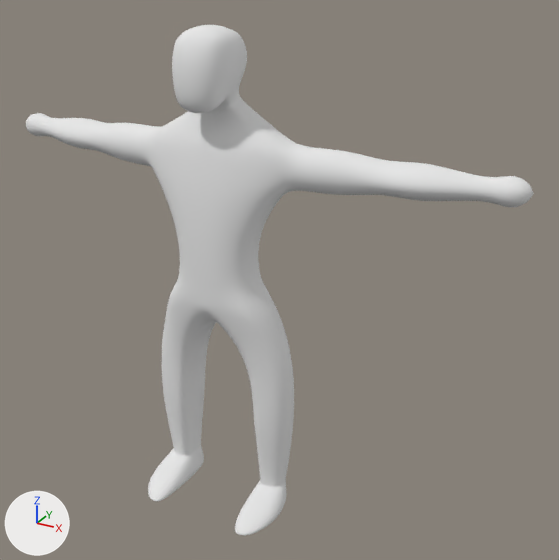
The Blender file 01 - Models/fb_player_final.blend as it was, and as the next commit left it.
Before and after are seen from a 50 mm lens placed at (20.2, -29.1, 28.8), pointed at (2.7, 2.7, 12.9). The lights are fixed; the arrows at lower left show +X, +Y and +Z.
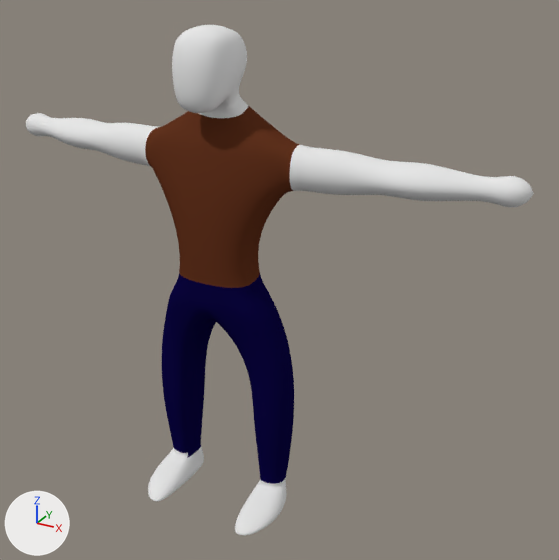
Commit message: Rework of PlayerFinal

What changed in the scene script:
```text
Add mat_material_005:
    mat_material_005 = diffuse_material('Material.005')
    mat_material_005.base_color = (0.124, 0.0334, 0.0136)  # brown #63331f
Add mat_material_006:
    mat_material_006 = diffuse_material('Material.006')
    mat_material_006.base_color = (0.00399, 0.00178, 0.0578)  # dark blue #0d0644
Change me_cube_001:
    where me_cube_001.from_pydata(...)  # 474 vertices, 496 faces; spans x -14.9..14.9, y -3.9..2.8, z -14.8..10.6
    used by ob_cube; location = (0.0, 1.67, 14.83)
    me_cube_001 part 1: 68 of the faces centred in x -3.7..3.7, y -1.9..2.3, z -0.6..6.3 switch from mat_material_001 (its picture is missing) to mat_material_005 (brown #63331f)
    me_cube_001 part 2: 113 of the faces centred in x -4.0..4.0, y -1.9..1.5, z -13.5..-2.2 switch from mat_material_001 (its picture is missing) to mat_material_006 (dark blue #0d0644)
```

Pixel boxes [x1, y1, x2, y2] of what changed, in the pictures (559 x 560 px):
part 1 of me_cube_001, recoloured (grey to brown)
    both: [145, 105, 300, 288]
part 2 of me_cube_001, recoloured (grey to blue)
    both: [162, 273, 294, 484]
